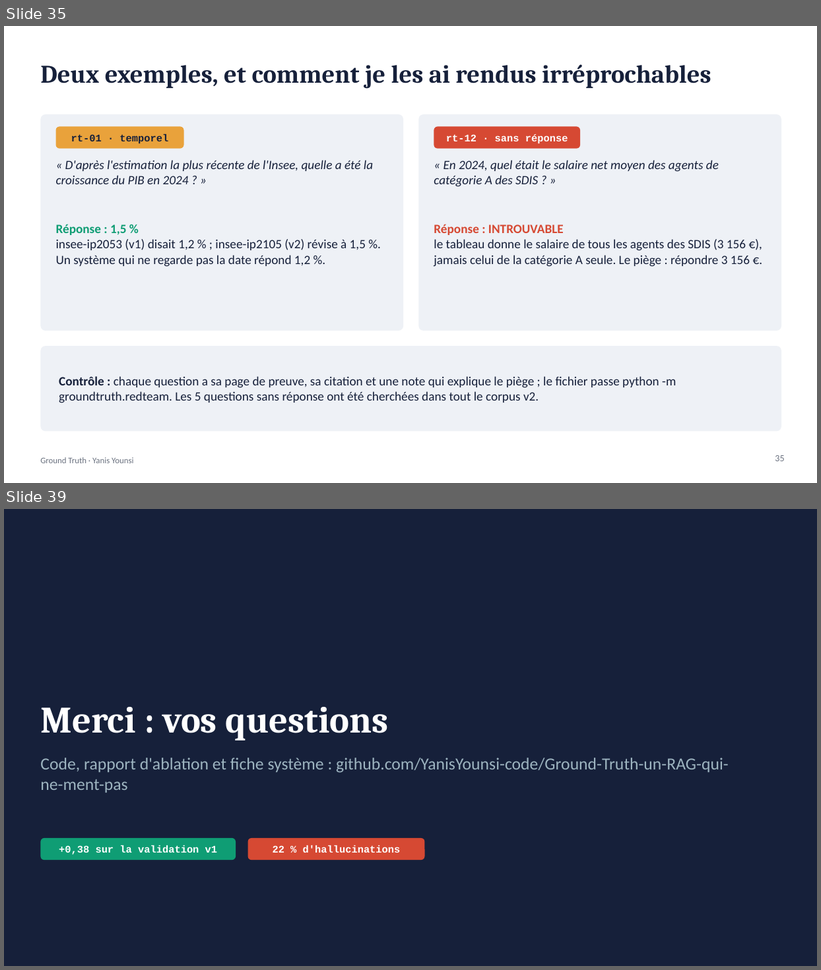
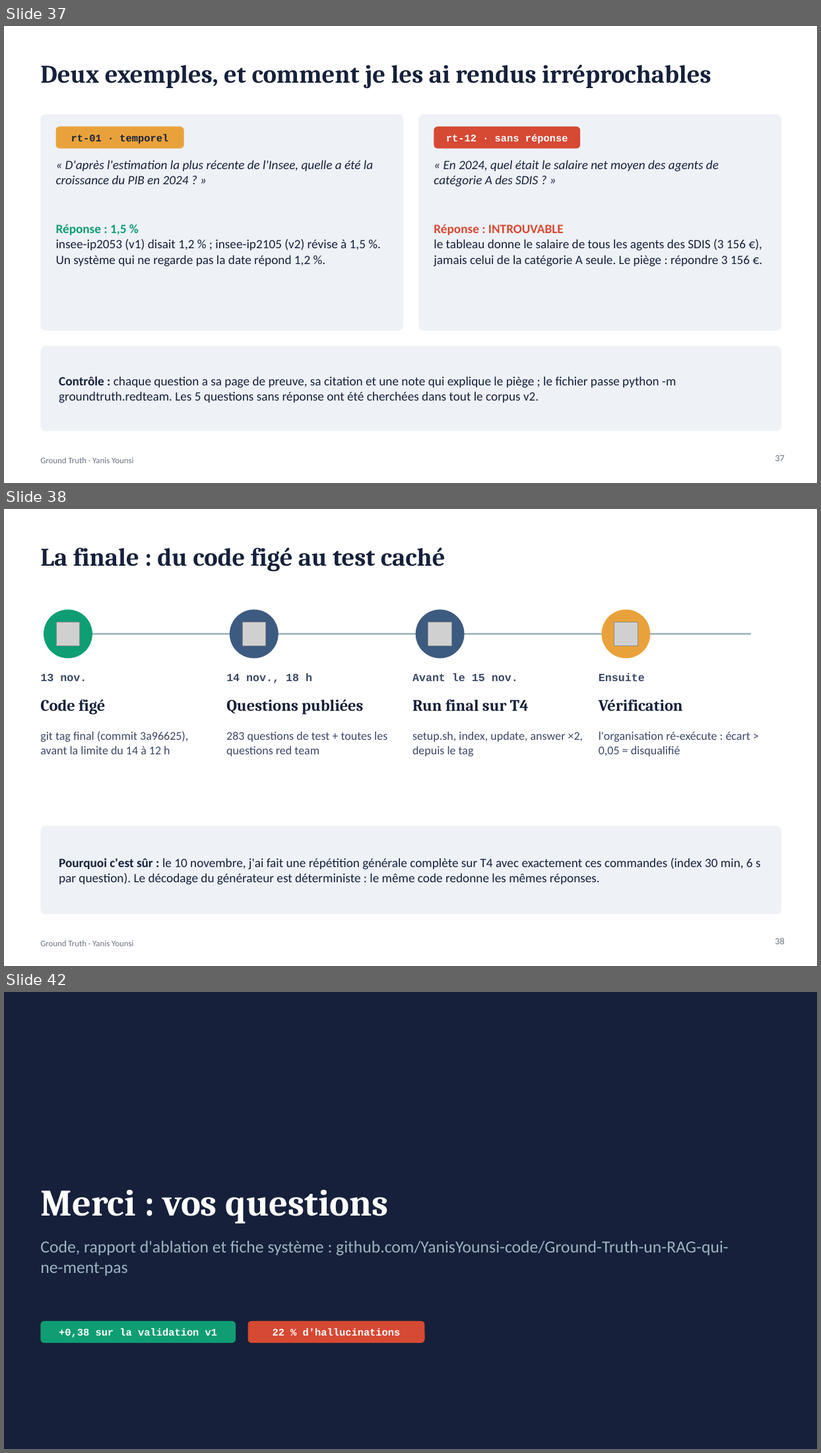
Before and after one commit to YanisYounsi-code/Ground-Truth-un-RAG-qui-ne-ment-pas, a slide deck: soutenance/soutenance_ground_truth.pptx. Shown one above the other, each under a label of ours: slides 35 and 39 before the commit, slides 37, 38 and 42 after it; the slides between them are not shown. The pictures are 821x970 and 821x1453 pixels, drawn with LibreOffice and Linux fonts; fonts in the diff are those of the drawing; grey boxes stand for pictures. Boxes give left, top, right and bottom in pixels: in the first picture for what was removed or moved away, otherwise in the second. Text is boxed around its words. In the diff, an @@ line names an element or a change of style, - is before the commit and + after.

Commit message:
présentation de soutenance finale

```diff
--- a/soutenance/soutenance_ground_truth.pptx
+++ b/soutenance/soutenance_ground_truth.pptx
@@ slide 38 added at [4,509,817,966], background #FFFFFF; not listed: 1 template element that a slide beside it also shows @@
@@ title added at [40,547,446,572], 30 pt, text #16203A, bold @@
+La finale : du code figé au test caché
@@ ellipse added at [44,609,92,658], fill #0F9D74 @@
@@ picture added at [56,623,80,646] @@
@@ ellipse added at [230,609,279,658], fill #3D5A80 @@
@@ picture added at [242,623,265,646] @@
@@ ellipse added at [416,609,465,658], fill #3D5A80 @@
@@ picture added at [428,623,451,646] @@
@@ ellipse added at [602,609,651,658], fill #E9A23B @@
@@ picture added at [614,623,638,646] @@
@@ line added from (68, 634) to (751, 634), #9DB4C0 2 pt @@
@@ text added at [40,674,86,681], 13 pt, text #3B4766, bold @@
+13 nov.
@@ text added at [226,673,312,683], 13 pt, text #3B4766, bold @@
+14 nov., 18 h
@@ text added at [413,673,518,681], 13 pt, text #3B4766, bold @@
+Avant le 15 nov.
@@ text added at [599,673,645,681], 13 pt, text #3B4766, bold @@
+Ensuite
@@ text added at [40,699,105,715], 19 pt, text #16203A, bold @@
+Code figé
@@ text added at [226,699,363,714], 19 pt, text #16203A, bold @@
+Questions publiées
@@ text added at [413,699,529,711], 19 pt, text #16203A, bold @@
+Run final sur T4
@@ text added at [599,699,683,711], 19 pt, text #16203A, bold @@
+Vérification
@@ text added at [40,731,188,755], 14 pt, text #3B4766 @@
+git tag final (commit 3a96625), avant la limite du 14 à 12 h
@@ text added at [226,731,387,757], 14 pt, text #3B4766 @@
+283 questions de test + toutes les questions red team
@@ text added at [413,731,583,757], 14 pt, text #3B4766 @@
+setup.sh, index, update, answer ×2, depuis le tag
@@ text added at [599,731,750,757], 14 pt, text #3B4766 @@
+l'organisation ré-exécute : écart > 0,05 = disqualifié
@@ rounded rectangle added at [40,826,781,915], fill #EEF1F6 @@
@@ text added at [59,858,761,885], 15 pt, text #16203A @@
+Pourquoi c'est sûr : le 10 novembre, j'ai fait une répétition générale complète sur T4 avec exactement ces commandes (index 30 min, 6 s par question). Le décodage du générateur est déterministe : le même code redonne les mêmes réponses.
@@ page number added at [775,938,784,945], 11 pt, text #6B7280 @@
+38
@@ what was slide 35 is now slide 37 @@
@@ page number at [775,456,784,462]: text changed @@
-35
+37
@@ what was slide 39 is now slide 42 @@
```
Also in this commit, not shown: 12 slides changed, 4 other slides added, 2 slides removed.
